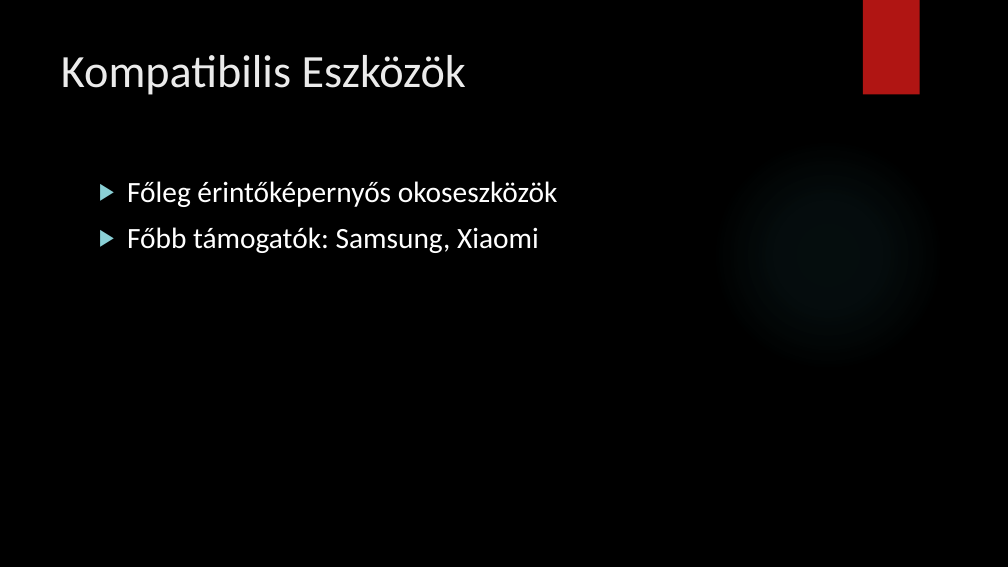
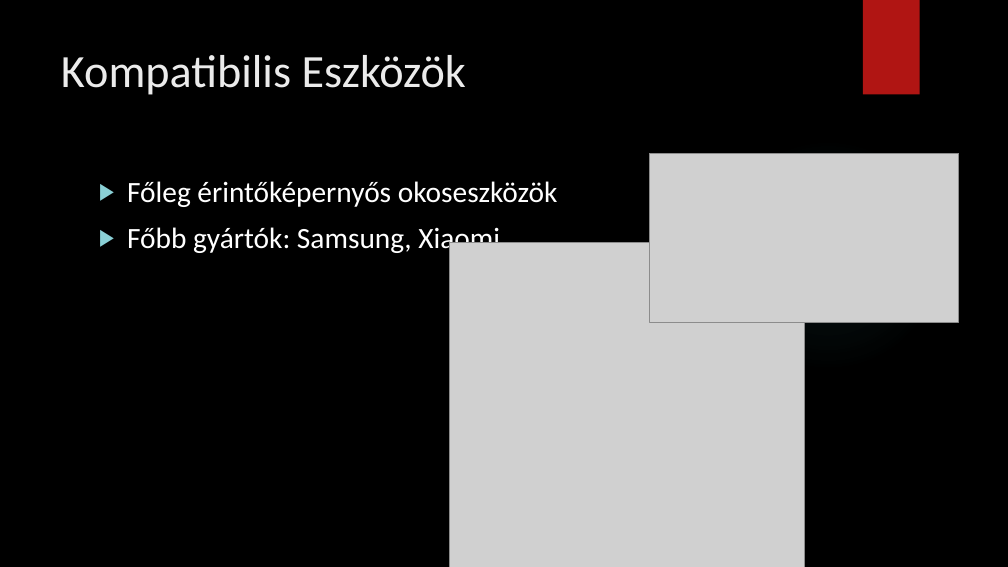
Before and after one commit to Csongoranevem/Csongor-rep-, a slide deck: slide 4 of Az Android.pptx. Drawn at 1008x567 pixels with LibreOffice and Linux fonts; fonts in the diff are those of the drawing; grey boxes stand for pictures; background and template pictures are left out. Boxes give left, top, right and bottom in pixels: in the first picture for what was removed or moved away, otherwise in the second. Text is boxed around its words. In the diff, an @@ line names an element or a change of style, - is before the commit and + after.

```diff
--- a/Az Android.pptx
+++ b/Az Android.pptx
@@ picture added at <box>650,154,959,322</box> @@
@@ text at <box>127,227,500,256</box>: text changed @@
-▶ Főbb támogatók: Samsung, Xiaomi
+▶ Főbb gyártók: Samsung, Xiaomi
@@ picture added at <box>450,242,805,567</box> @@
```
Also in this commit, not shown: 1 other slide changed, 1 slide added, 2 other files.
